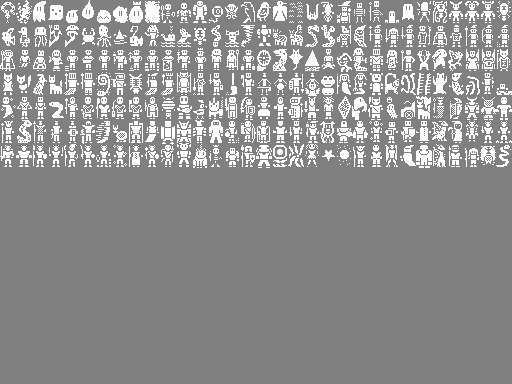
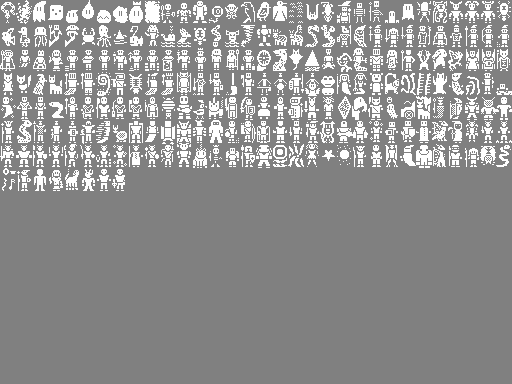
Before/after of a 512 x 384 layered artwork. What changed in the layer stack:
painted on "Background" over [2, 168, 125, 191]
